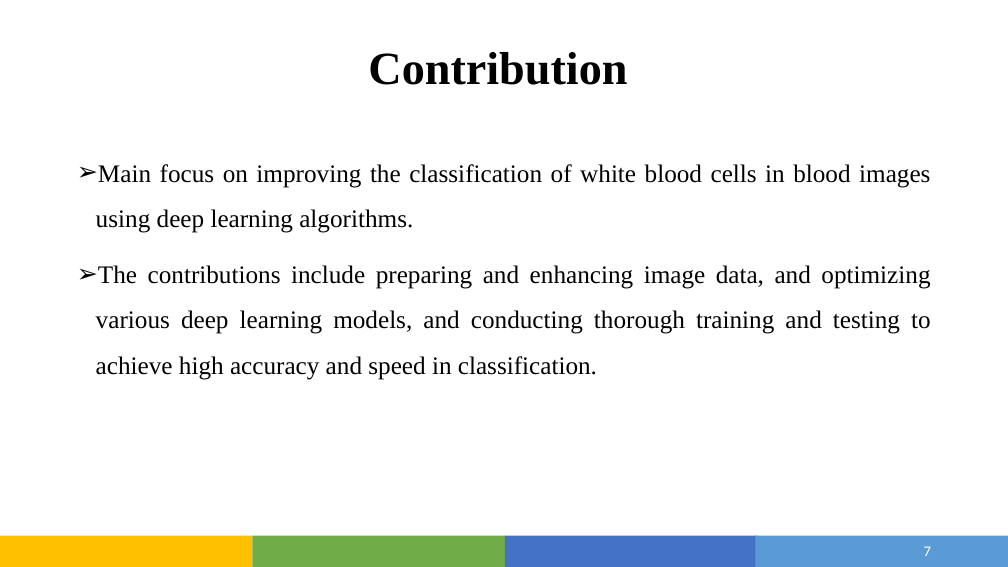
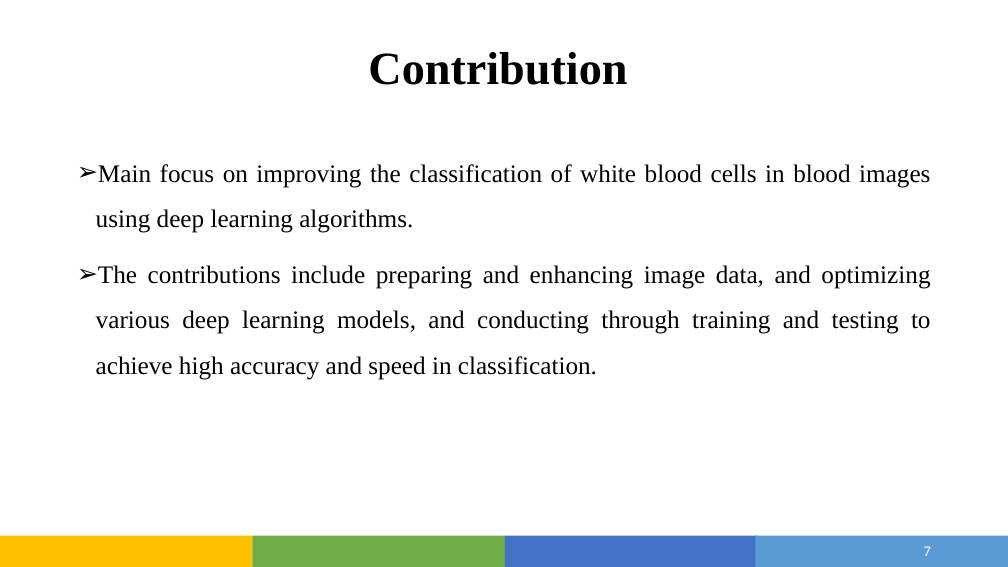
Before and after one commit to Devjethva1111/White_blood_cell, a slide deck: slide 7 of 23MDS003_Blood Cell Image Classifier using Deep learning Techniques.pptx. Drawn at 1008x567 pixels with LibreOffice and Linux fonts; fonts in the diff are those of the drawing. Boxes give left, top, right and bottom in pixels: in the first picture for what was removed or moved away, otherwise in the second. Text is boxed around its words. In the diff, an @@ line names an element or a change of style, - is before the commit and + after.

```diff
--- a/23MDS003_Blood Cell Image Classifier using Deep learning Techniques.pptx
+++ b/23MDS003_Blood Cell Image Classifier using Deep learning Techniques.pptx
@@ text at (96, 265, 931, 380): text changed @@
-➢ The contributions include preparing and enhancing image data, and optimizing various deep learning models, and conducting thorough training and testing to achieve high accuracy and speed in classification.
+➢ The contributions include preparing and enhancing image data, and optimizing various deep learning models, and conducting through training and testing to achieve high accuracy and speed in classification.
```
Also in this commit, not shown: 2 other slides changed.
